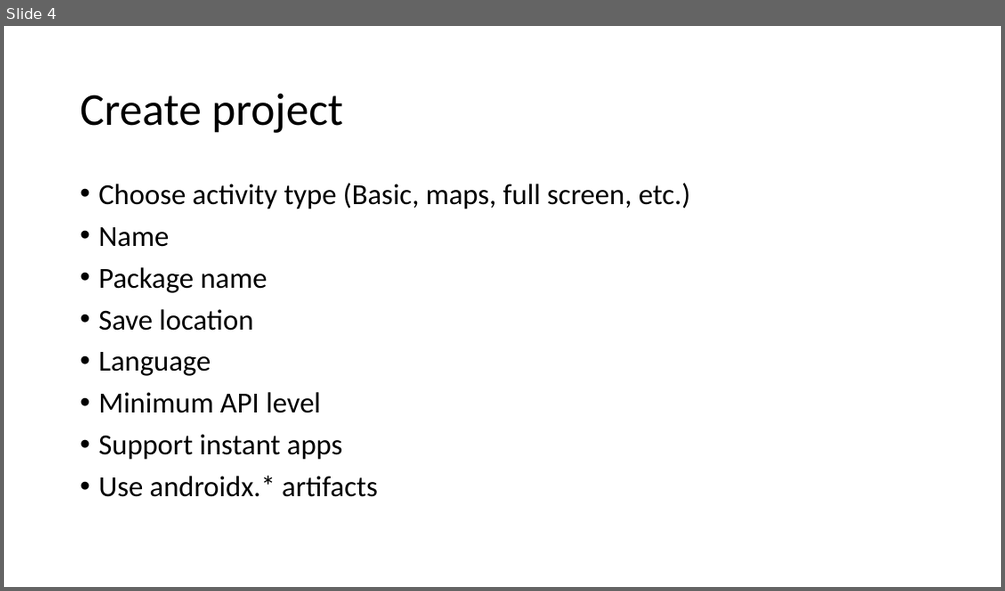
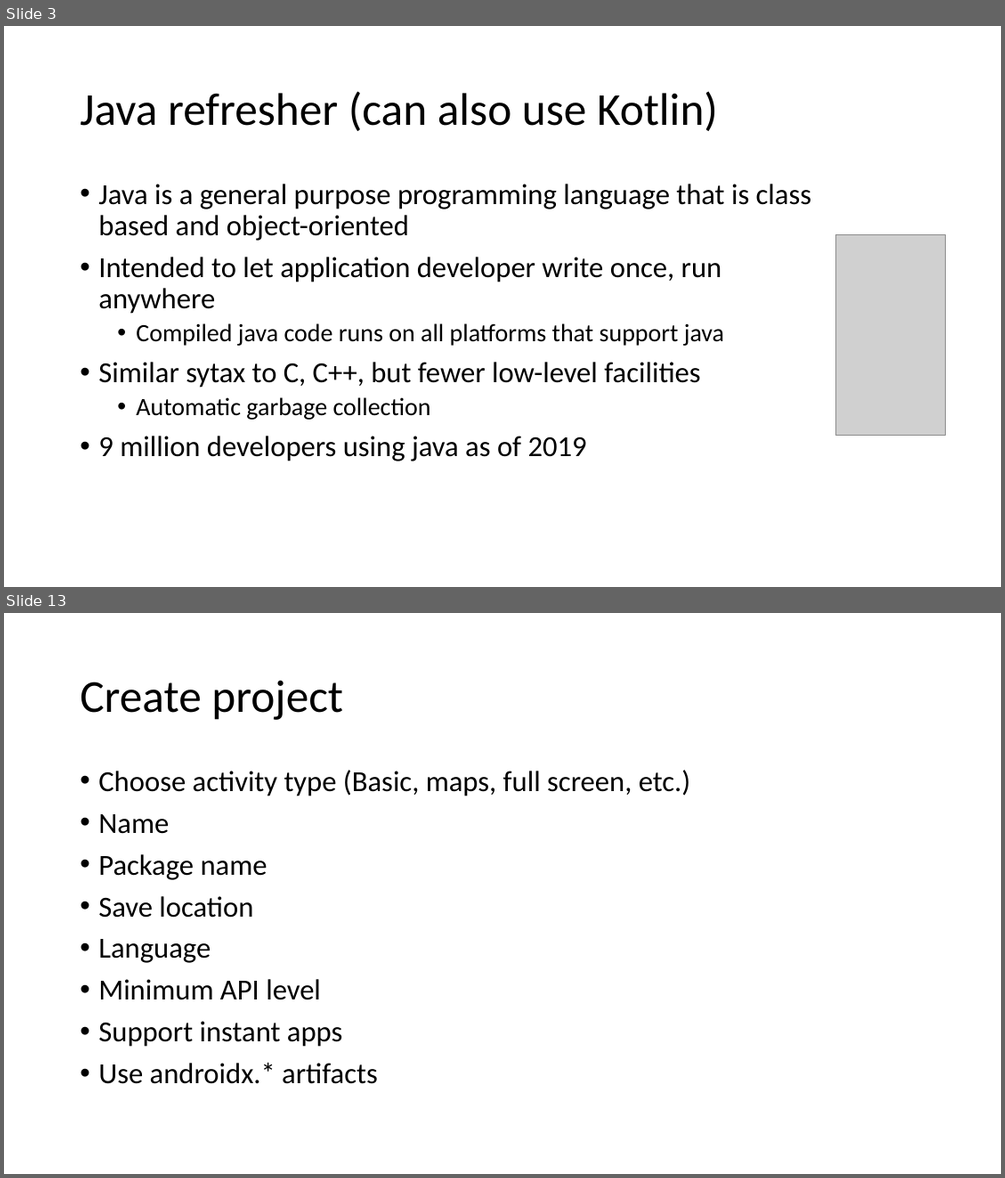
Before and after one commit to russellu/cs230, a slide deck: Lecture_HelloWorld.pptx. Shown one above the other, each under a label of ours: slide 4 before the commit, slides 3 and 13 after it; the slides between them are not shown. The pictures are 1005x591 and 1005x1178 pixels, drawn with LibreOffice and Linux fonts; fonts in the diff are those of the drawing; grey boxes stand for pictures. Boxes give left, top, right and bottom in pixels: in the first picture for what was removed or moved away, otherwise in the second. Text is boxed around its words. In the diff, an @@ line names an element or a change of style, - is before the commit and + after.

```diff
--- a/Lecture_HelloWorld.pptx
+++ b/Lecture_HelloWorld.pptx
@@ slide 3 added at (x1=4, y1=26, x2=1001, y2=587), background #FFFFFF @@
@@ title added at (x1=80, y1=91, x2=718, y2=131), 44 pt, text #000000 @@
+Java refresher (can also use Kotlin)
@@ text added at (x1=98, y1=184, x2=811, y2=461), 28 pt, text #000000 @@
+• Java is a general purpose programming language that is class based and object-oriented
+• Intended to let application developer write once, run anywhere
+  • Compiled java code runs on all platforms that support java
+• Similar sytax to C, C++, but fewer low-level facilities
+  • Automatic garbage collection
+• 9 million developers using java as of 2019
@@ picture added at (x1=835, y1=234, x2=946, y2=435) @@
@@ what was slide 4 is now slide 13 @@
```
Also in this commit, not shown: 4 slides changed, 12 other slides added, 10 slides removed, 3 other files.
